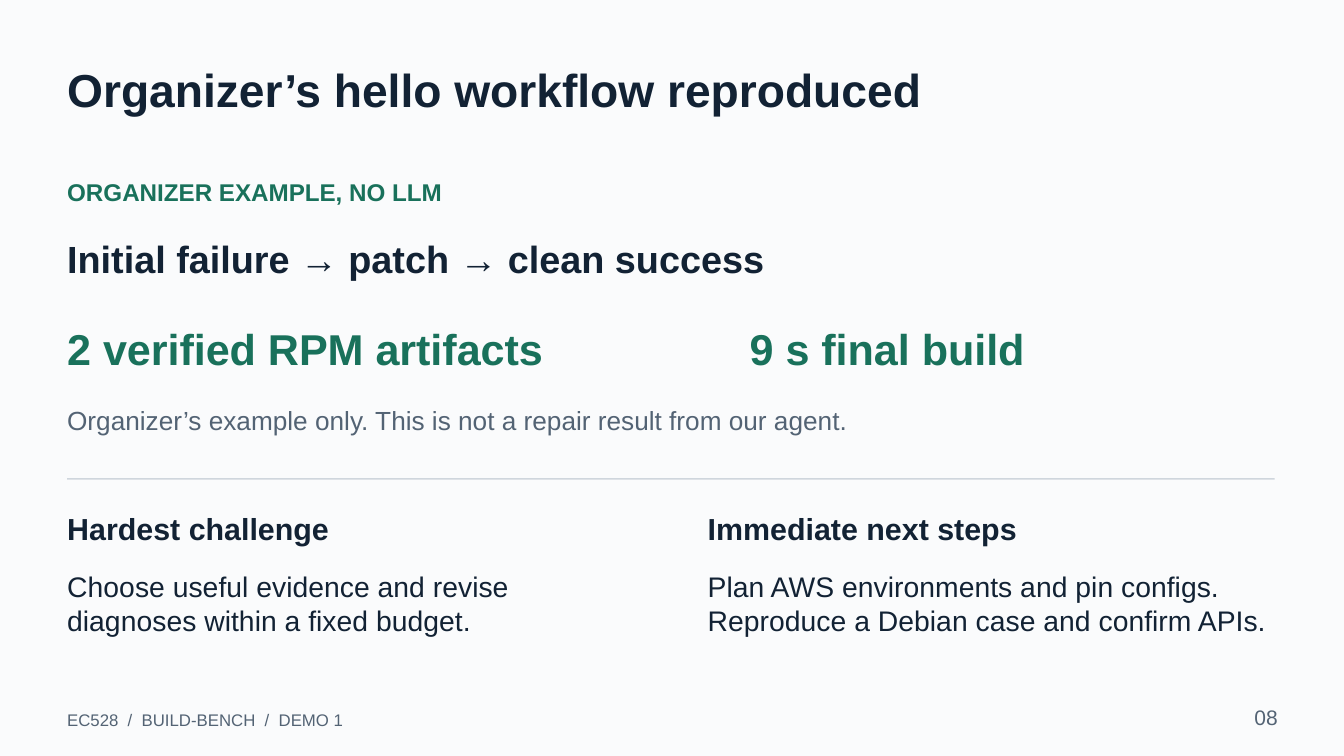
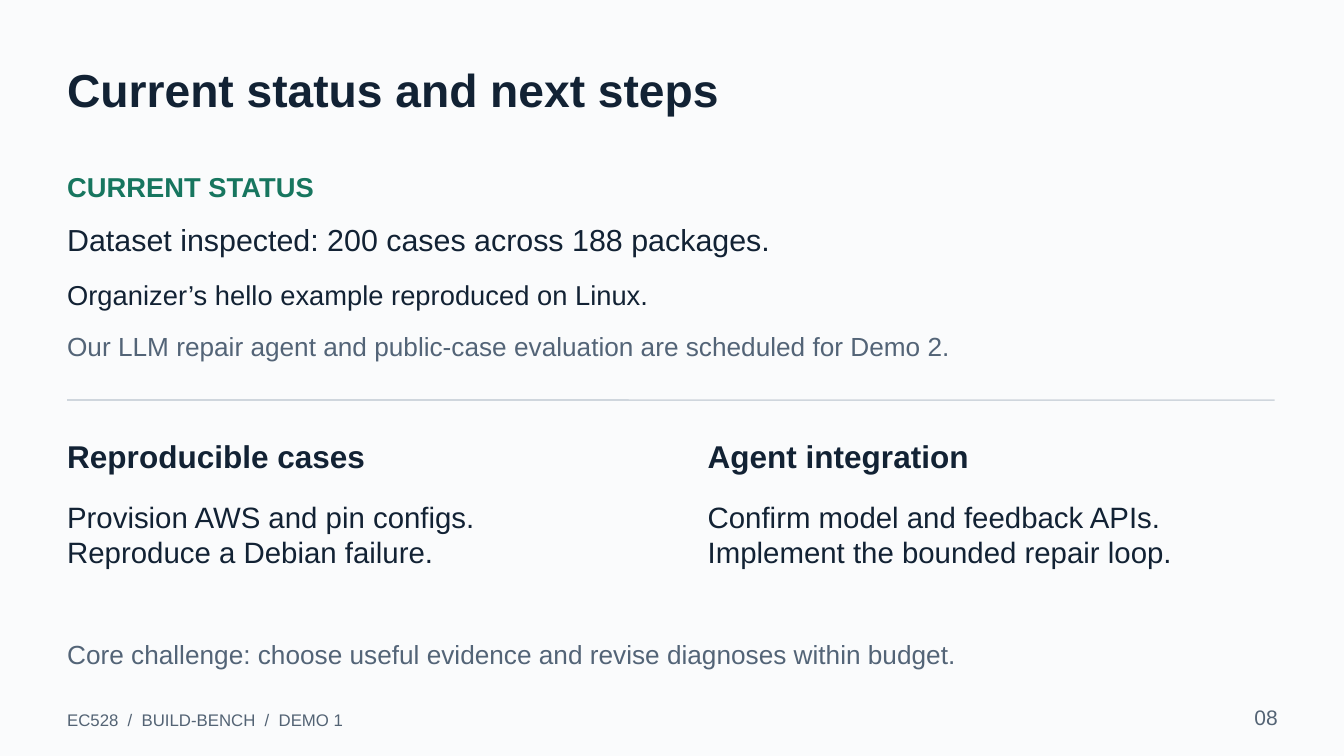
Before and after one commit to ec528-fall26/build-bench, a slide deck: slide 8 of slides/demo-1.pptx. Drawn at 1344x756 pixels with LibreOffice and Linux fonts; fonts in the diff are those of the drawing. Boxes give left, top, right and bottom in pixels: in the first picture for what was removed or moved away, otherwise in the second. Text is boxed around its words. In the diff, an @@ line names an element or a change of style, - is before the commit and + after.

```diff
--- a/slides/demo-1.pptx
+++ b/slides/demo-1.pptx
@@ text at box(67, 73, 719, 116): text changed @@
-Organizer’s hello workflow reproduced
+Current status and next steps
@@ text at box(67, 178, 313, 198): text changed; size 17.2 to 19.5 pt; text colour #19715B to #17765F @@
-ORGANIZER EXAMPLE, NO LLM
+CURRENT STATUS
@@ text at box(67, 229, 770, 257): text changed; size 27 to 21.8 pt; bold off @@
-Initial failure → patch → clean success
+Dataset inspected: 200 cases across 188 packages.
@@ text added at box(67, 285, 648, 310), 19.5 pt, text #122234 @@
+Organizer’s hello example reproduced on Linux.
@@ text at box(67, 337, 950, 362): text changed; size 30.8 to 18.8 pt; text colour #19715B to #536477; bold off @@
-9 s final build
+Our LLM repair agent and public-case evaluation are scheduled for Demo 2.
@@ text removed at box(67, 333, 543, 366) @@
-2 verified RPM artifacts
@@ text removed at box(67, 411, 847, 436) @@
-Organizer’s example only. This is not a repair result from our agent.
@@ line moved from (68, 479) - (1275, 479) to (68, 400) - (1275, 400) @@
@@ text at box(67, 445, 365, 474): text changed; size 21.8 to 22.5 pt @@
-Hardest challenge
+Reproducible cases
@@ text at box(708, 445, 969, 474): text changed; size 21.8 to 22.5 pt @@
-Immediate next steps
+Agent integration
@@ text at box(67, 506, 474, 569): text changed; size 20.2 to 21 pt @@
-Choose useful evidence and revise
-diagnoses within a fixed budget.
+Provision AWS and pin configs.
+Reproduce a Debian failure.
@@ text at box(708, 506, 1172, 569): text changed; size 20.2 to 21 pt @@
-Plan AWS environments and pin configs.
-Reproduce a Debian case and confirm APIs.
+Confirm model and feedback APIs.
+Implement the bounded repair loop.
@@ text added at box(67, 645, 955, 670), 18.8 pt, text #536477 @@
+Core challenge: choose useful evidence and revise diagnoses within budget.
```
Also in this commit, not shown: 6 other files.
